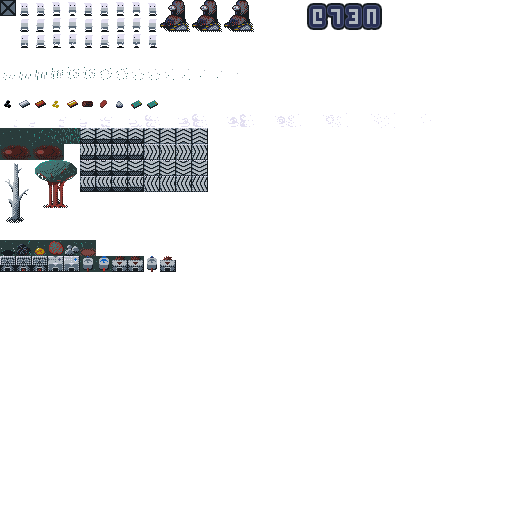
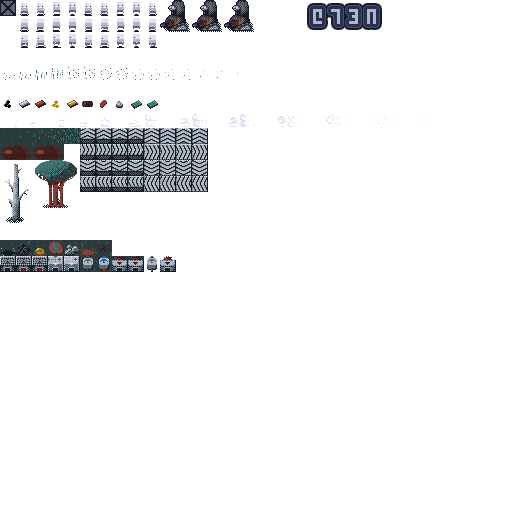
Layers edited between the first and the second 512px x 512px image:
painted on "source_blocks" over [96, 240, 112, 256]
